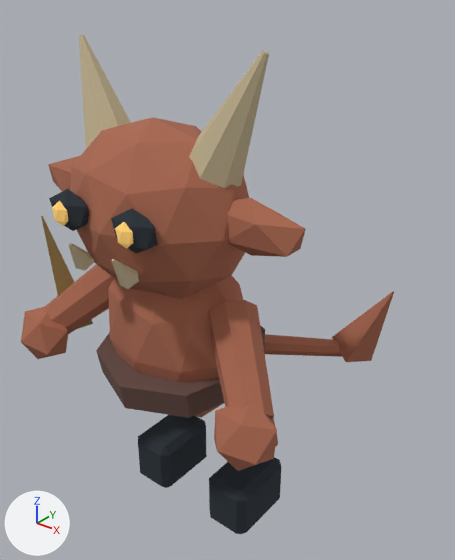
Renders of the glTF model public/models/characters/road_imp.glb from each side of a commit.
Rendered twice from a camera (50 mm lens) standing at (1.083, -1.291, 1.601) and looking at (-0.012, 0.078, 0.752). Lighting does not change. The marker at lower left points along +X, +Y and +Z. The older version comes first. Both versions are drawn at frame 6 of the action 'attack'; the numbers are the values there.

The first picture shows 'Belt', 'Cloven hoof', 'Cloven hoof.001', 'Imp face', 'Imp fist.001', 'Imp torso', 'Pointed ear.001', 'Swept horn', 'Swept horn.001', 'Tail tip', 'Wiry arm', 'Wiry arm.001' and 10 more.
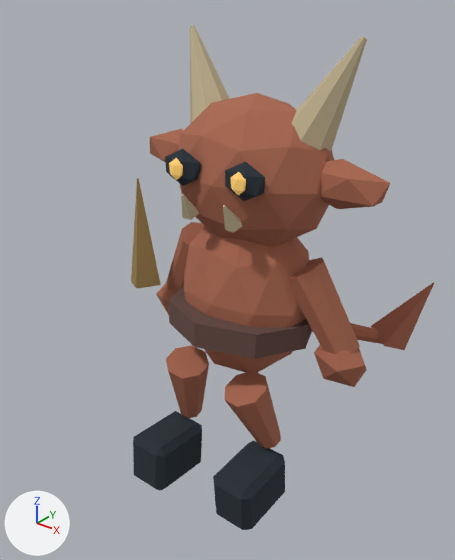
Not drawn themselves, but carrying or shaping drawn objects: ob_joint_body_003, ob_joint_arm_1_002, ob_joint_arm__1_002, ob_joint_head_001, ob_joint_leg_1_002, ob_joint_leg__1_002.

Location of each change, (x1, y1, x2, y2) in pixels of the pictures (455 x 560 px):
```json
{"object": "Imp face", "change": "moved, turned", "before": [70, 117, 249, 299], "after": [178, 93, 334, 247]}
{"object": "Imp torso", "change": "moved, turned", "before": [108, 276, 243, 418], "after": [184, 226, 309, 373]}
{"object": "Belt", "change": "moved, turned", "before": [96, 325, 265, 418], "after": [169, 285, 312, 359]}
{"object": "Wiry arm.001", "change": "moved, turned", "before": [209, 300, 274, 419], "after": [288, 257, 360, 354]}
{"object": "Swept horn.001", "change": "moved, turned", "before": [189, 50, 269, 188], "after": [292, 36, 367, 151]}
{"object": "Pointed ear.001", "change": "moved, turned", "before": [227, 198, 306, 257], "after": [320, 159, 390, 209]}
{"object": "Cloven hoof.001", "change": "turned", "before": [209, 457, 281, 534], "after": [213, 441, 285, 530]}
{"object": "Swept horn", "change": "moved, turned", "before": [79, 35, 131, 149], "after": [190, 26, 230, 124]}
{"object": "Imp fist.001", "change": "moved, turned", "before": [214, 405, 277, 471], "after": [314, 345, 367, 387]}
{"object": "Cloven hoof", "change": "turned", "before": [138, 415, 207, 488], "after": [133, 411, 202, 491]}
{"object": "Wiry arm", "change": "moved, turned", "before": [43, 264, 114, 334], "after": [166, 222, 205, 293]}
{"object": "Tail tip", "change": "moved, turned", "before": [332, 291, 394, 362], "after": [371, 283, 434, 350]}
{"object": "Bent leg.001", "change": "turned", "before": [271, 417, 278, 447], "after": [225, 371, 281, 449], "on screen": "mostly hidden before"}
{"object": "Rusty knife", "change": "moved, turned", "before": [41, 216, 93, 329], "after": [131, 178, 161, 289]}
{"object": "Bent leg", "change": "turned", "after": [166, 346, 209, 418], "on screen": "not visible before"}
{"object": "Imp fist", "change": "moved, turned", "before": [21, 306, 68, 359], "after": [156, 283, 175, 315]}
{"object": "Deep eye socket.005", "change": "moved, turned", "before": [111, 208, 158, 253], "after": [225, 162, 265, 201]}
{"object": "Tail", "change": "moved, turned", "before": [264, 334, 343, 357], "after": [312, 323, 382, 344]}
{"object": "Deep eye socket.004", "change": "moved, turned", "before": [49, 189, 89, 231], "after": [165, 149, 201, 186]}
{"object": "Pointed ear", "change": "moved, turned", "before": [48, 156, 80, 191], "after": [150, 129, 184, 162]}
{"object": "Small tusk.001", "change": "moved, turned", "before": [112, 259, 139, 289], "after": [223, 205, 242, 233]}
{"object": "Small tusk", "change": "moved, turned", "before": [69, 243, 94, 271], "after": [181, 194, 199, 220]}
{"object": "Amber iris.005", "change": "moved, turned", "before": [115, 222, 133, 249], "after": [230, 172, 246, 195]}
{"object": "Amber iris.004", "change": "moved, turned", "before": [52, 201, 68, 226], "after": [169, 158, 183, 180]}
```

Scene script edits in JSON lines:
```json
{"op": "set", "path": "ob_joint_body_003.location", "old": "(0.0, -0.156, 0.69)", "new": "(0.0, 0.157, 0.69)"}
{"op": "set", "path": "ob_joint_body_003.rotation_euler", "old": "(0.113, 0.0, 0.0)", "new": "(-0.115, 0.0, 0.0)", "note": "degrees (6.5, 0, 0) -> degrees (-6.6, 0, 0)"}
{"op": "set", "path": "ob_joint_arm_1_002.rotation_euler", "old": "(-0.509, -0.099, 0.0)", "new": "(0.52, 0.0986, 0.0)", "note": "degrees (-29, -5.7, 0) -> degrees (30, 5.6, 0)"}
{"op": "set", "path": "ob_joint_arm__1_002.rotation_euler", "old": "(-0.509, 0.099, 0.0)", "new": "(0.52, -0.0986, 0.0)", "note": "degrees (-29, 5.7, 0) -> degrees (30, -5.6, 0)"}
{"op": "set", "path": "ob_joint_head_001.rotation_euler", "old": "(-0.0849, 0.0, 0.0)", "new": "(0.0712, 0.0, 0.0)", "note": "degrees (-4.9, 0, 0) -> degrees (4.1, 0, 0)"}
{"op": "set", "path": "ob_joint_leg_1_002.rotation_euler", "old": "(0.0, 0.0, 0.0)", "new": "(0.0733, 0.0, 0.0)", "note": "degrees (0, 0, 0) -> degrees (4.2, 0, 0)"}
{"op": "set", "path": "ob_joint_leg__1_002.rotation_euler", "old": "(0.0, 0.0, 0.0)", "new": "(-0.0733, 0.0, 0.0)", "note": "degrees (0, 0, 0) -> degrees (-4.2, 0, 0)"}
```
